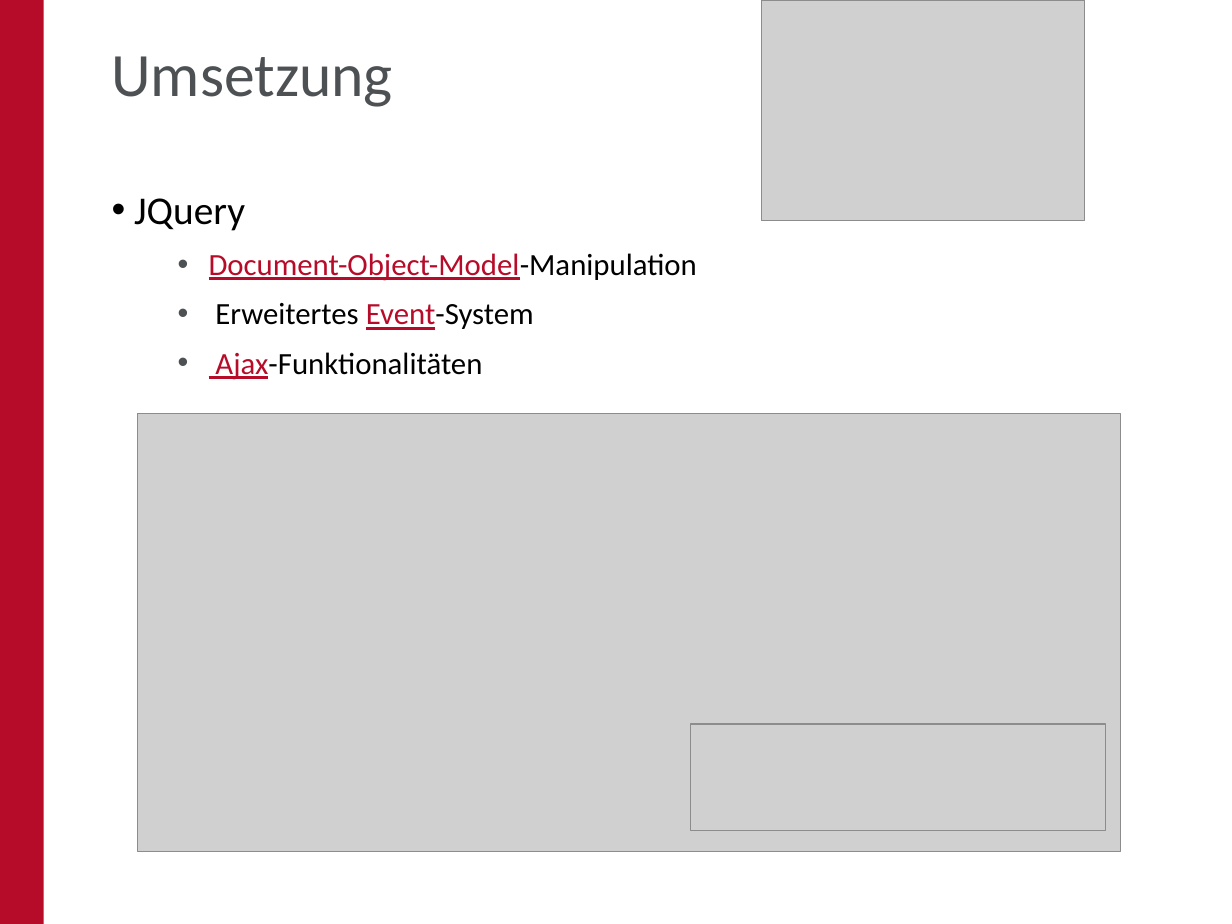
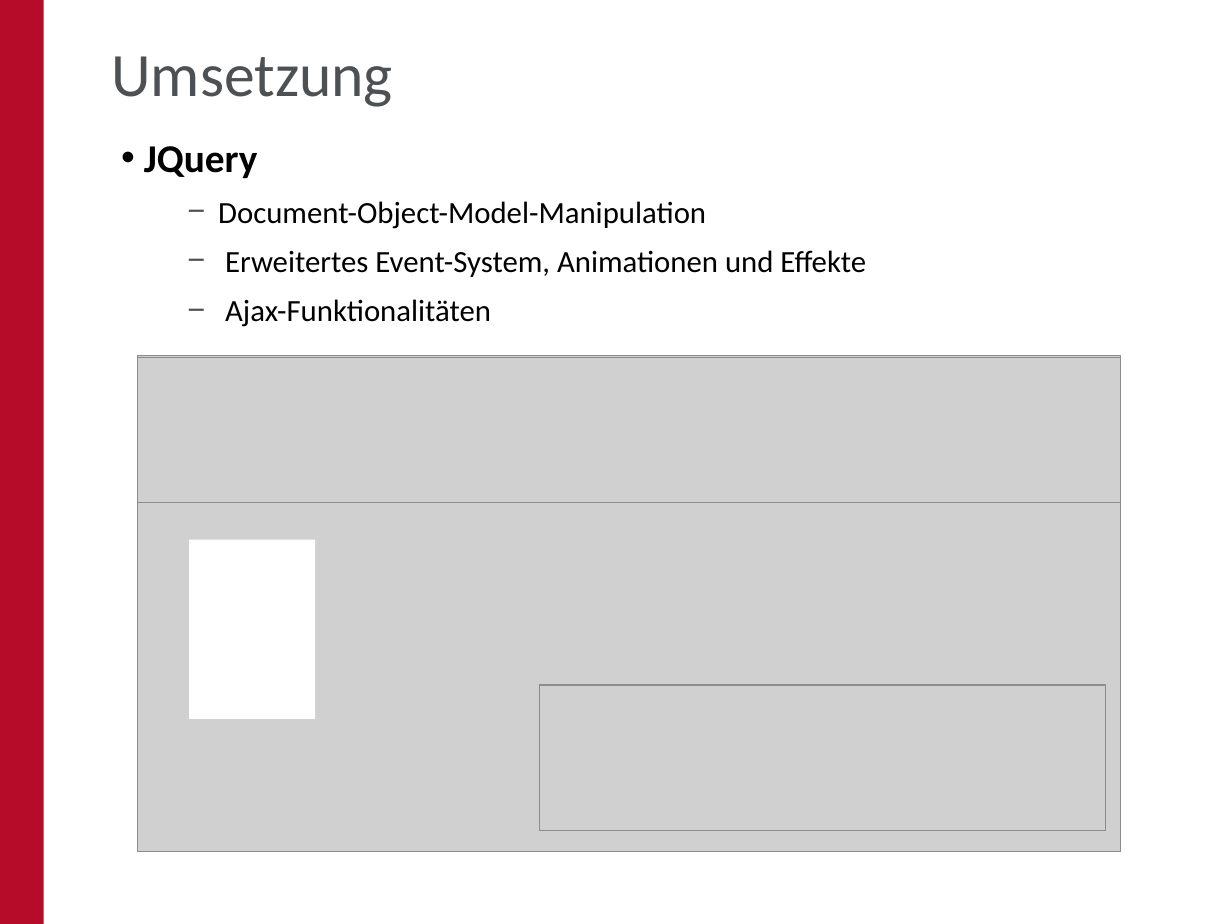
Before and after one commit to oskar-engler/praktikumsbericht, a slide deck: slide 11 of Bericht/PPT/Website - Analytic Tools.pptx (slide 10 before the commit). Drawn at 1232x924 pixels with LibreOffice and Linux fonts; fonts in the diff are those of the drawing; grey boxes stand for pictures; background and template pictures are left out. Boxes give left, top, right and bottom in pixels: in the first picture for what was removed or moved away, otherwise in the second. Text is boxed around its words. In the diff, an @@ line names an element or a change of style, - is before the commit and + after.

```diff
--- a/Bericht/PPT/Website - Analytic Tools.pptx
+++ b/Bericht/PPT/Website - Analytic Tools.pptx
@@ picture removed at <box>761,0,1084,221</box> @@
@@ text "JQuery": place and size @@
-text "JQuery" at <box>134,198,697,380</box>
+text "JQuery" at <box>144,146,866,327</box>
@@ text at <box>144,146,706,327</box>: bold on in "JQuery"; text colour #B70C29 to #000000, underline off in "Document-Object-Model-Manipulation", "Ajax-Funktionalitäten"; bullet • to − @@
@@ text at <box>225,250,866,277</box>: text changed @@
-    • Erweitertes Event-System
+    − Erweitertes Event-System, Animationen und Effekte
@@ picture: place and size @@
-picture at <box>138,414,1121,853</box>
+picture at <box>138,355,1121,851</box>
@@ picture added at <box>138,357,1121,503</box> @@
@@ rectangle added at <box>190,540,315,719</box>, fill #FFFFFF @@
@@ picture: place and size @@
-picture at <box>691,724,1105,830</box>
+picture at <box>540,685,1105,830</box>
```
Also in this commit, not shown: 11 other slides changed, 1 slide added, 2 other files.
